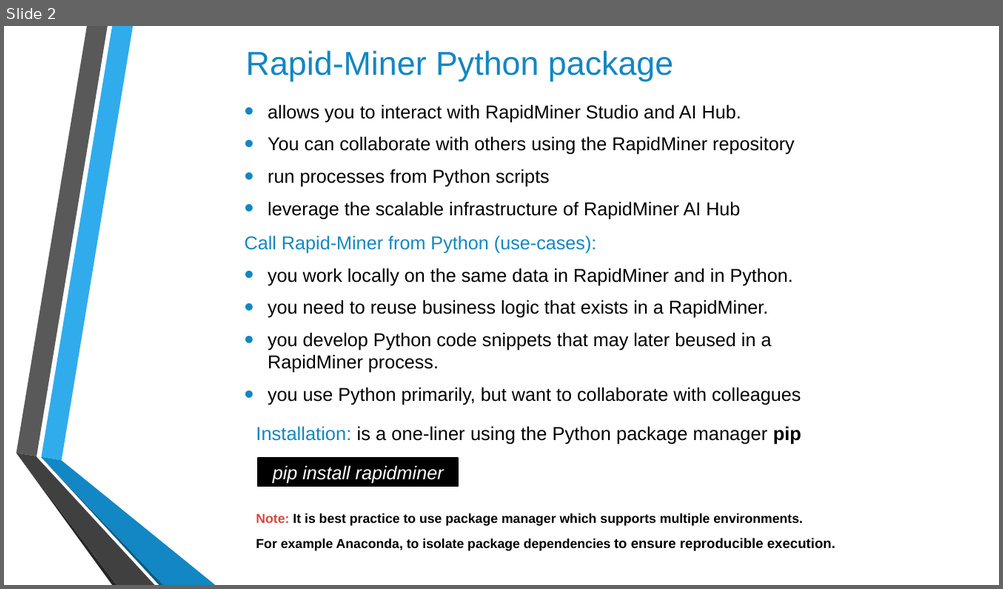
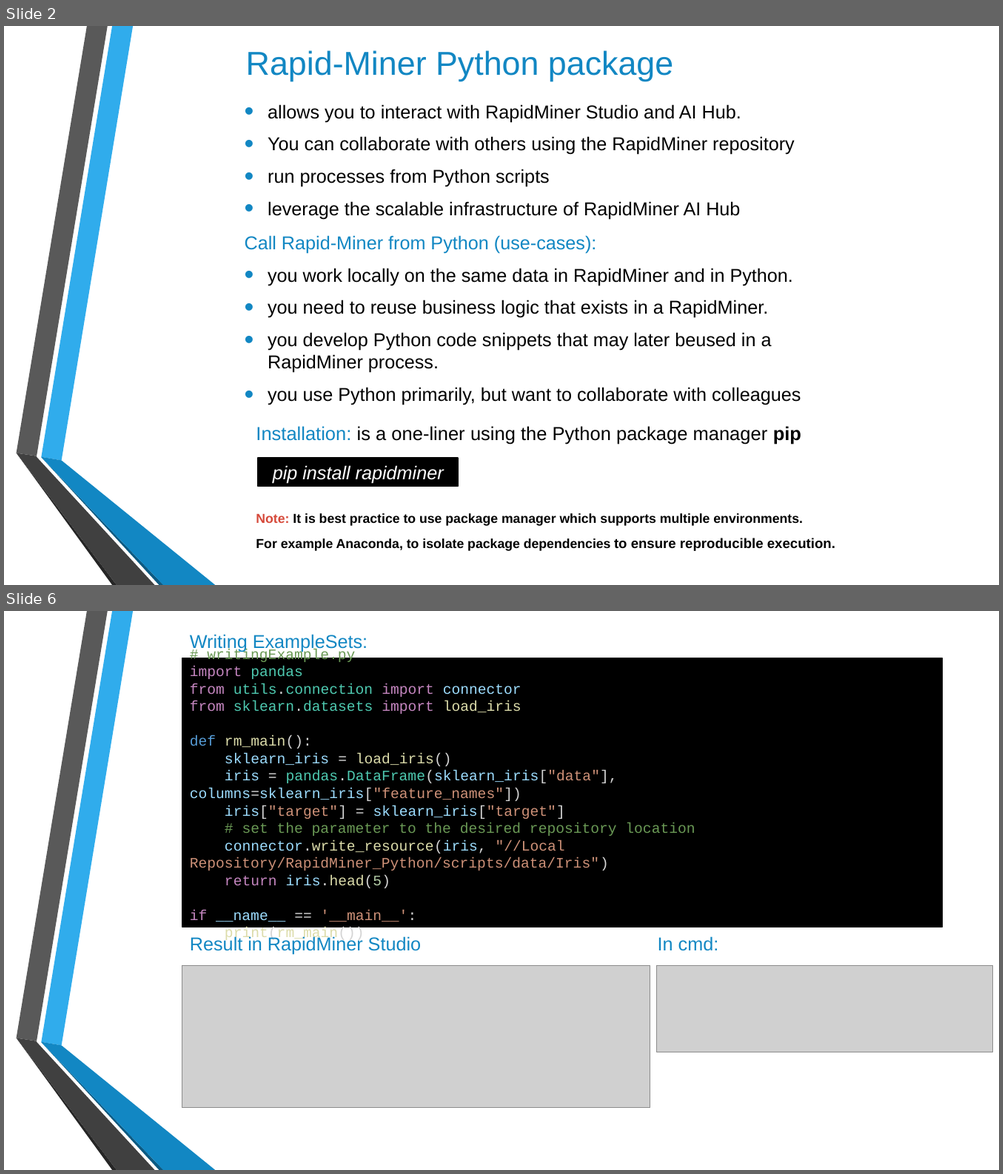
Before and after one commit to Huzefa-Mustafa/rapidminer-python, a slide deck: docs/Presentation_RapidMiner_Python.pptx. Shown one above the other, each under a label of ours: slide 2 before the commit, slides 2 and 6 after it; the slides between them are not shown. The pictures are 1003x589 and 1003x1174 pixels, drawn with LibreOffice and Linux fonts; fonts in the diff are those of the drawing; grey boxes stand for pictures; background and template pictures are left out. Boxes give left, top, right and bottom in pixels: in the first picture for what was removed or moved away, otherwise in the second. Text is boxed around its words. In the diff, an @@ line names an element or a change of style, - is before the commit and + after.

Commit message:
docs, scripts and ppt updated

```diff
--- a/docs/Presentation_RapidMiner_Python.pptx
+++ b/docs/Presentation_RapidMiner_Python.pptx
@@ slide 6 added at (4, 611, 999, 1170), background picture (left out); not listed: 6 template elements that a slide beside it also shows @@
@@ text added at (190, 634, 367, 652), 18 pt, text #1287C3 @@
+Writing ExampleSets:
@@ rectangle added at (182, 658, 942, 927), fill #000000, outline #000000 1.25 pt, 14 pt, text #CE9178 @@
+# writingExample.py
+import pandas
+from utils.connection import connector
+from sklearn.datasets import load_iris
+def rm_main():
+sklearn_iris = load_iris()
+iris = pandas.DataFrame(sklearn_iris["data"], columns=sklearn_iris["feature_names"])
+iris["target"] = sklearn_iris["target"]
+# set the parameter to the desired repository location
+connector.write_resource(iris, "//Local Repository/RapidMiner_Python/scripts/data/Iris")
+return iris.head(5)
+if __name__ == '__main__':
+print(rm_main())
@@ text added at (190, 936, 421, 955), 18 pt, text #1287C3 @@
+Result in RapidMiner Studio
@@ text added at (657, 937, 719, 951), 18 pt, text #1287C3 @@
+In cmd:
@@ picture added at (182, 965, 650, 1108) @@
@@ picture added at (657, 965, 993, 1053) @@
```
Also in this commit, not shown: 4 slides changed, 2 other slides added, 1 slide removed, 8 other files.
